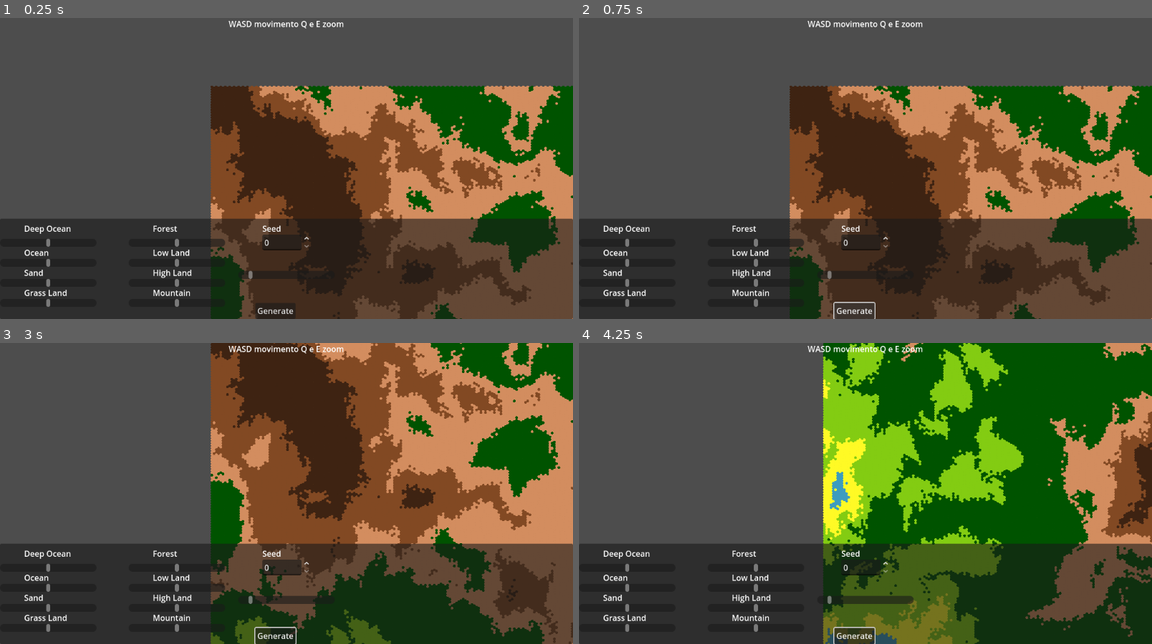
Above: before the commit, frames 1-4 (two rows, left to right).
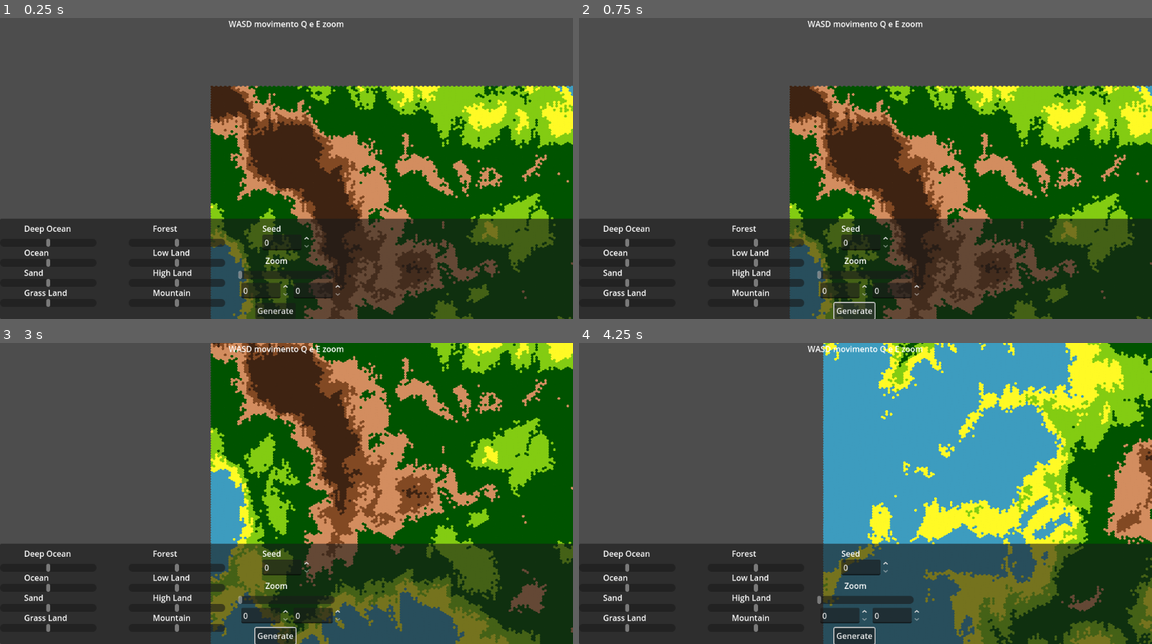
Above: after the commit, the same moments.

Repository: ThiGouvea/InfiniteHexWar
Game: Godot game, scene res://scenes/MapGenerator.tscn
Two runs of this game, one before a commit and one after it. Both use one fixed random seed, a clock stepped at 60 frames per second and the inputs below.
Inputs (mouse positions are in pixels of both pictures, inside the frame that each line leads up to):
- Up to frame 1 (0.25 s): no input
- Up to frame 2 (0.75 s): click "Generate" at 0.5 s
- Up to frame 3 (3 s): click "Generate" at 1.25 s; click "Generate" at 2 s; tap Enter at 2.75 s; move the mouse to (412, 478) at 2.77 s; hold S (camera_down) from 2.78 s (still down)
- Up to frame 4 (4.25 s): move the mouse to (750, 508) at 3.52 s; release S (camera_down) at 3.53 s; tap A (camera_left) at 3.6 s

The runs differ from the first frame. In frame 1, 39% of the frame differs, in the area x 36-100%, y 22-100%; in frame 2, 39%; in frame 3, 54%; in frame 4, 54%, in the area x 41-100%, y 0-100%.

Commit message:
adcionado novos menus para tamanho de mapa

Diff:
--- a/scenes/HudMapGenerator.tscn
+++ b/scenes/HudMapGenerator.tscn
@@ -97,6 +97,18 @@
 grow_horizontal = 2
 text = "Seed"
 
+[node name="Seed3" type="Label" parent="Panel"]
+layout_mode = 1
+anchors_preset = 5
+anchor_left = 0.5
+anchor_right = 0.5
+offset_left = -42.0
+offset_top = 72.0
+offset_right = 52.0
+offset_bottom = 95.0
+grow_horizontal = 2
+text = "Zoom"
+
 [node name="DeepOceanScroll" type="HScrollBar" parent="Panel"]
 layout_mode = 1
 offset_top = 40.0
@@ -104,7 +116,7 @@
 offset_bottom = 56.0
 min_value = -1.0
 max_value = 1.0
-step = 0.1
+step = 0.05
 
 [node name="OceanScroll" type="HScrollBar" parent="Panel"]
 layout_mode = 1
@@ -113,7 +125,7 @@
 offset_bottom = 96.0
 min_value = -1.0
 max_value = 1.0
-step = 0.1
+step = 0.05
 
 [node name="SandScroll" type="HScrollBar" parent="Panel"]
 layout_mode = 1
@@ -122,7 +134,7 @@
 offset_bottom = 136.0
 min_value = -1.0
 max_value = 1.0
-step = 0.1
+step = 0.05
 
 [node name="GrassLandScroll" type="HScrollBar" parent="Panel"]
 layout_mode = 1
@@ -135,7 +147,7 @@
 grow_vertical = 2
 min_value = -1.0
 max_value = 1.0
-step = 0.1
+step = 0.05
 
 [node name="ForestScroll" type="HScrollBar" parent="Panel"]
 layout_mode = 1
@@ -149,7 +161,7 @@
 grow_vertical = 2
 min_value = -1.0
 max_value = 1.0
-step = 0.1
+step = 0.05
 
 [node name="LowLandScroll" type="HScrollBar" parent="Panel"]
 layout_mode = 1
@@ -163,7 +175,7 @@
 grow_vertical = 2
 min_value = -1.0
 max_value = 1.0
-step = 0.1
+step = 0.05
 
 [node name="HighLandScroll" type="HScrollBar" parent="Panel"]
 layout_mode = 1
@@ -177,7 +189,7 @@
 grow_vertical = 2
 min_value = -1.0
 max_value = 1.0
-step = 0.1
+step = 0.05
 
 [node name="MountainScroll" type="HScrollBar" parent="Panel"]
 layout_mode = 1
@@ -191,7 +203,7 @@
 grow_vertical = 2
 min_value = -1.0
 max_value = 1.0
-step = 0.1
+step = 0.05
 
 [node name="FrequencyScroll" type="HScrollBar" parent="Panel"]
 layout_mode = 1
@@ -206,10 +218,10 @@
 offset_bottom = 20.0
 grow_horizontal = 2
 grow_vertical = 2
-min_value = 0.005
-max_value = 0.05
-step = 0.001
-value = 0.01
+min_value = 0.2
+max_value = 1.0
+step = 0.1
+value = 0.2
 
 [node name="Button" type="Button" parent="Panel"]
 layout_mode = 1
@@ -235,6 +247,30 @@
 offset_right = 48.0
 offset_bottom = 63.0
 grow_horizontal = 2
+
+[node name="Sizey" type="SpinBox" parent="Panel"]
+layout_mode = 1
+anchors_preset = 5
+anchor_left = 0.5
+anchor_right = 0.5
+offset_left = 14.0
+offset_top = 128.0
+offset_right = 110.0
+offset_bottom = 159.0
+grow_horizontal = 2
+max_value = 1000.0
+
+[node name="Sizex" type="SpinBox" parent="Panel"]
+layout_mode = 1
+anchors_preset = 5
+anchor_left = 0.5
+anchor_right = 0.5
+offset_left = -90.0
+offset_top = 128.0
+offset_right = 6.0
+offset_bottom = 159.0
+grow_horizontal = 2
+max_value = 1000.0
 
 [node name="Label" type="Label" parent="."]
 layout_mode = 1
--- a/scenes/MapGenerator.tscn
+++ b/scenes/MapGenerator.tscn
@@ -6,6 +6,7 @@
 [ext_resource type="PackedScene" uid="uid://2srh8txtq6j0" path="res://scenes/HudMapGenerator.tscn" id="4_wlg2h"]
 
 [sub_resource type="FastNoiseLite" id="FastNoiseLite_vhibn"]
+noise_type = 0
 seed = 155
 frequency = 0.0012
 fractal_type = 2
--- a/scripts/hud.gd
+++ b/scripts/hud.gd
@@ -33,5 +33,5 @@
 	values_changed.emit("seed", value)
 
 func _on_frequency_scroll_value_changed(value: float) -> void:
-	var true_value = value / 10
+	var true_value = value / 1000
 	values_changed.emit("frequency", true_value)
